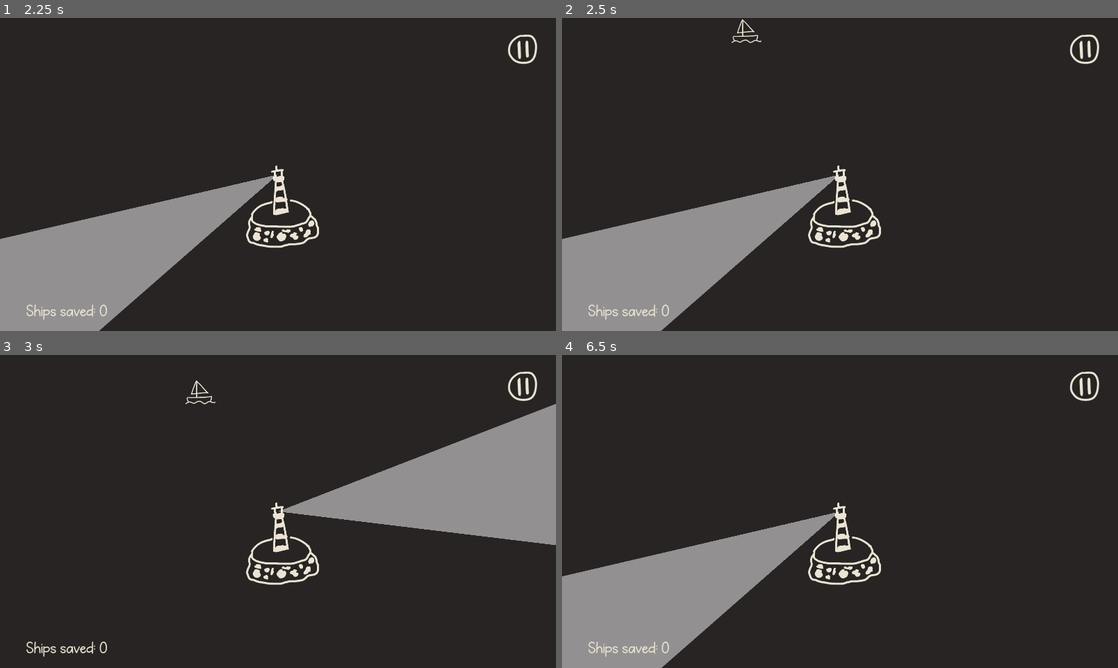
Above: before the commit, frames 1-4 (two rows, left to right).
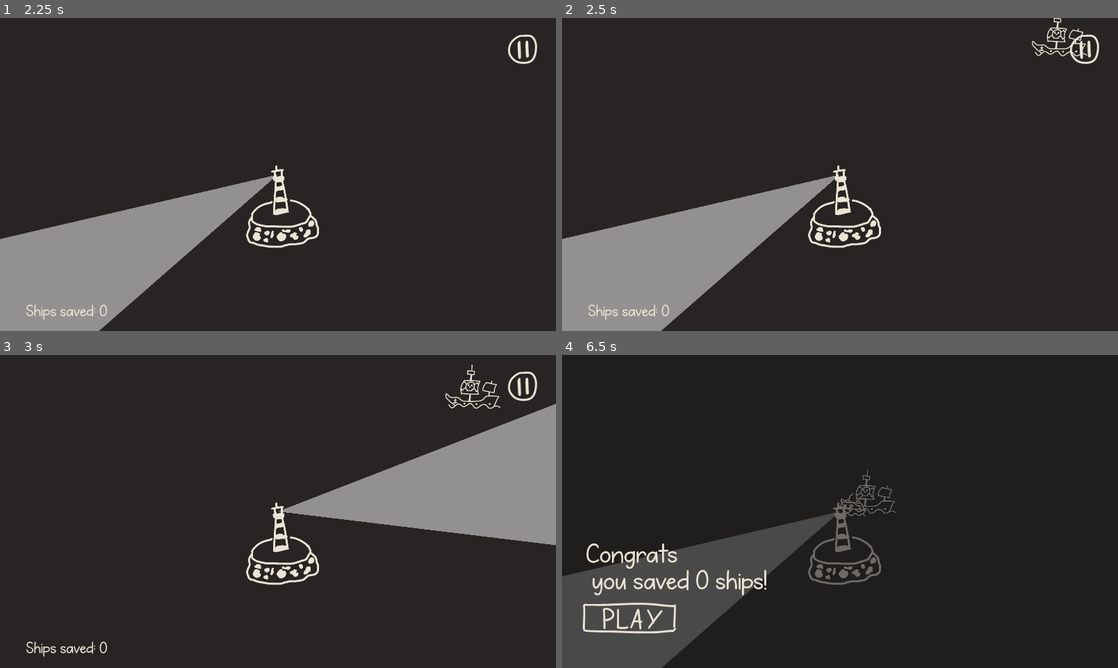
Above: after the commit, the same moments.

Repository: rajariandhana/IGI-Game-Jam-2025
Game: Godot game, scene res://scenes/game.tscn
The game is run twice, just before and just after one commit, with the same random seed, the same clock (stepped at 60 frames per second) and the same inputs. Before the commit the project starts from res://game.tscn. The engine's default icon, where the game draws it, is replaced by a stand-in: a white triangle on a blue panel in a dark square.
Inputs (mouse positions are in pixels of both pictures, inside the frame that each line leads up to):
- Up to frame 1 (2.25 s): click (66, 280) at 0.5 s; click (522, 49) at 1.25 s; click (66, 280) at 2 s
- Up to frame 2 (2.5 s): no input
- Up to frame 3 (3 s): tap Enter at 2.75 s; move the mouse to (400, 495) at 2.77 s; click (400, 495) at 2.92 s
- Up to frame 4 (6.5 s): move the mouse to (728, 527) at 3.52 s; click (728, 527) at 3.67 s; move the mouse to (895, 442) at 4.27 s; click (895, 442) at 4.42 s; move the mouse to (812, 574) at 5.02 s; click (812, 574) at 5.17 s; click (628, 617) at 5.77 s

Frame 1 is identical in both runs. In frame 2, 0.4% of the frame differs, in the area x 30-95%, y 0-13%; in frame 3, 0.4%; in frame 4, 13%, in the area x 0-97%, y 5-100%.

Commit message:
cleaning code, directory

Diff:
--- a/project.godot
+++ b/project.godot
@@ -11,9 +11,13 @@
 [application]
 
 config/name="IGI-Game-Jam-2025"
-run/main_scene="res://game.tscn"
+run/main_scene="res://scenes/game.tscn"
 config/features=PackedStringArray("4.4", "GL Compatibility")
 config/icon="res://icon.svg"
+
+[autoload]
+
+Game="*res://scripts/game.gd"
 
 [display]
 
--- a/follower.tscn
+++ b/scenes/follower.tscn
@@ -1,17 +1,17 @@
 [gd_scene load_steps=4 format=3 uid="uid://b1ubqssihs0ol"]
 
-[ext_resource type="Texture2D" uid="uid://bj7j3d0d7jvky" path="res://icon.svg" id="1_hookf"]
-[ext_resource type="Script" uid="uid://ugtmmudm400a" path="res://scripts/follower.gd" id="1_m6lms"]
+[ext_resource type="Script" uid="uid://ugtmmudm400a" path="res://scripts/follower.gd" id="1_m7jt8"]
+[ext_resource type="Texture2D" uid="uid://bj7j3d0d7jvky" path="res://icon.svg" id="2_6u40d"]
 
 [sub_resource type="CircleShape2D" id="CircleShape2D_m6lms"]
 radius = 27.0185
 
 [node name="Follower" type="CharacterBody2D"]
-script = ExtResource("1_m6lms")
+script = ExtResource("1_m7jt8")
 
 [node name="Sprite2D" type="Sprite2D" parent="."]
 scale = Vector2(0.473531, 0.473531)
-texture = ExtResource("1_hookf")
+texture = ExtResource("2_6u40d")
 
 [node name="CollisionShape2D" type="CollisionShape2D" parent="."]
 shape = SubResource("CircleShape2D_m6lms")
--- a/game.tscn
+++ b/scenes/game.tscn
@@ -1,27 +1,27 @@
 [gd_scene load_steps=17 format=3 uid="uid://cmfudhahwgb1l"]
 
-[ext_resource type="Script" uid="uid://c1uqne0i5tuli" path="res://scripts/game.gd" id="1_feb5d"]
-[ext_resource type="Texture2D" uid="uid://c0kcisdb8sd7t" path="res://lighthouse.png" id="3_fc0e3"]
-[ext_resource type="Script" uid="uid://sdvip6280y30" path="res://scripts/lighthouse.gd" id="3_feb5d"]
-[ext_resource type="Texture2D" uid="uid://bwf038hs4kump" path="res://btn-play.png" id="4_7jktm"]
-[ext_resource type="Script" uid="uid://ybhhryggl43w" path="res://ui_manager.gd" id="4_lc2xo"]
-[ext_resource type="Texture2D" uid="uid://e2jlhx587pt0" path="res://btn-play-hover.png" id="5_ryrav"]
-[ext_resource type="Texture2D" uid="uid://dwdbnjtasd0fa" path="res://btn-tutorial.png" id="6_eow3j"]
-[ext_resource type="FontFile" uid="uid://fl4ltstkua2f" path="res://fonts/KGSimplytheBest.ttf" id="7_215e1"]
-[ext_resource type="Texture2D" uid="uid://bu0d4uycpggdd" path="res://btn-tutorial-hover.png" id="7_j5wjh"]
-[ext_resource type="Texture2D" uid="uid://chp77srg2a5mm" path="res://btn-resume.png" id="8_vef74"]
-[ext_resource type="Texture2D" uid="uid://crpbuasr8s2x4" path="res://btn-resume-hover.png" id="9_hve3p"]
-[ext_resource type="Texture2D" uid="uid://3wkdaevhd7qg" path="res://btn-pause.png" id="10_mfdv2"]
-[ext_resource type="Texture2D" uid="uid://bf8qr0ashcyga" path="res://btn-pause-hover.png" id="11_iotsf"]
-[ext_resource type="AudioStream" uid="uid://ckddsts7glocv" path="res://sfx/click-1.mp3" id="13_215e1"]
-[ext_resource type="FontFile" uid="uid://rbx6ylco52ix" path="res://fonts/KGSimplytheBest.otf" id="14_7sc4i"]
+[ext_resource type="Script" uid="uid://c1uqne0i5tuli" path="res://scripts/game.gd" id="1_ir15t"]
+[ext_resource type="Script" uid="uid://sdvip6280y30" path="res://scripts/lighthouse.gd" id="2_ca42v"]
+[ext_resource type="Texture2D" uid="uid://c0kcisdb8sd7t" path="res://graphics/lighthouse.png" id="3_rysoc"]
+[ext_resource type="Script" uid="uid://ybhhryggl43w" path="res://scripts/ui_manager.gd" id="4_ssvqc"]
+[ext_resource type="Texture2D" uid="uid://3wkdaevhd7qg" path="res://graphics/btn-pause.png" id="5_264po"]
+[ext_resource type="Texture2D" uid="uid://bf8qr0ashcyga" path="res://graphics/btn-pause-hover.png" id="6_1kice"]
+[ext_resource type="FontFile" uid="uid://fl4ltstkua2f" path="res://fonts/KGSimplytheBest.ttf" id="7_5newe"]
+[ext_resource type="FontFile" uid="uid://rbx6ylco52ix" path="res://fonts/KGSimplytheBest.otf" id="8_37s47"]
+[ext_resource type="Texture2D" uid="uid://bwf038hs4kump" path="res://graphics/btn-play.png" id="9_bt5mj"]
+[ext_resource type="Texture2D" uid="uid://e2jlhx587pt0" path="res://graphics/btn-play-hover.png" id="10_e1j6l"]
+[ext_resource type="Texture2D" uid="uid://dwdbnjtasd0fa" path="res://graphics/btn-tutorial.png" id="11_pl11u"]
+[ext_resource type="Texture2D" uid="uid://bu0d4uycpggdd" path="res://graphics/btn-tutorial-hover.png" id="12_bhx41"]
+[ext_resource type="Texture2D" uid="uid://chp77srg2a5mm" path="res://graphics/btn-resume.png" id="13_qnb83"]
+[ext_resource type="Texture2D" uid="uid://crpbuasr8s2x4" path="res://graphics/btn-resume-hover.png" id="14_sww3w"]
+[ext_resource type="AudioStream" uid="uid://ckddsts7glocv" path="res://sfx/click-1.mp3" id="15_suyxu"]
 
 [sub_resource type="CapsuleShape2D" id="CapsuleShape2D_fc0e3"]
 radius = 89.0
 height = 270.0
 
 [node name="Game" type="Node2D"]
-script = ExtResource("1_feb5d")
+script = ExtResource("1_ir15t")
 
 [node name="ColorRect" type="ColorRect" parent="."]
 offset_left = -976.0
@@ -31,16 +31,16 @@
 color = Color(0.152941, 0.141176, 0.137255, 1)
 
 [node name="Lighthouse" type="Area2D" parent="."]
-script = ExtResource("3_feb5d")
+script = ExtResource("2_ca42v")
 
 [node name="Sprite2D" type="Sprite2D" parent="Lighthouse"]
 position = Vector2(43, 58)
-texture = ExtResource("3_fc0e3")
+texture = ExtResource("3_rysoc")
 
-[node name="Polygon2D" type="Polygon2D" parent="Lighthouse"]
+[node name="LightShape" type="Polygon2D" parent="Lighthouse"]
 color = Color(1, 1, 1, 0.498039)
 
-[node name="CollisionPolygon2D" type="CollisionPolygon2D" parent="Lighthouse"]
+[node name="LightBorder" type="CollisionPolygon2D" parent="Lighthouse"]
 polygon = PackedVector2Array(0, 0, 1200, 300, 1200, 0, 1200, -300)
 
 [node name="LH" type="Area2D" parent="."]
@@ -66,9 +66,10 @@
 offset_top = -540.0
 offset_right = -960.0
 offset_bottom = -540.0
-script = ExtResource("4_lc2xo")
+script = ExtResource("4_ssvqc")
 
 [node name="ColorRect" type="ColorRect" parent="UIManager"]
+layout_mode = 0
 offset_left = -992.0
 offset_top = -570.0
 offset_right = 1000.0
@@ -76,25 +77,28 @@
 color = Color(0, 0, 0, 0)
 
 [node name="BtnPause" type="TextureButton" parent="UIManager"]
+layout_mode = 0
 offset_left = 1750.0
 offset_top = 54.0
 offset_right = 1860.0
 offset_bottom = 164.0
-texture_normal = ExtResource("10_mfdv2")
-texture_pressed = ExtResource("11_iotsf")
-texture_hover = ExtResource("11_iotsf")
+texture_normal = ExtResource("5_264po")
+texture_pressed = ExtResource("6_1kice")
+texture_hover = ExtResource("6_1kice")
 
-[node name="ScoreLabel" type="Label" parent="UIManager"]
+[node name="SavedLabel" type="Label" parent="UIManager"]
+layout_mode = 0
 offset_left = 90.0
 offset_top = 989.0
 offset_right = 350.0
 offset_bottom = 1042.0
 theme_override_colors/font_color = Color(0.921569, 0.894118, 0.831373, 1)
-theme_override_fonts/font = ExtResource("7_215e1")
+theme_override_fonts/font = ExtResource("7_5newe")
 theme_override_font_sizes/font_size = 50
 text = "Ship saved: 0"
 
 [node name="Panel" type="Panel" parent="UIManager"]
+layout_mode = 0
 offset_right = 1982.0
 offset_bottom = 1133.0
 
@@ -116,9 +120,9 @@
 offset_top = 837.0
 offset_right = 420.0
 offset_bottom = 987.0
-texture_normal = ExtResource("4_7jktm")
-texture_pressed = ExtResource("5_ryrav")
-texture_hover = ExtResource("5_ryrav")
+texture_normal = ExtResource("9_bt5mj")
+texture_pressed = ExtResource("10_e1j6l")
+texture_hover = ExtResource("10_e1j6l")
 
 [node name="BtnTutorial" type="TextureButton" parent="UIManager/Panel"]
 layout_mode = 0
@@ -126,9 +130,9 @@
 offset_top = 893.0
 offset_right = 459.0
 offset_bottom = 1043.0
-texture_normal = ExtResource("6_eow3j")
-texture_pressed = ExtResource("7_j5wjh")
-texture_hover = ExtResource("7_j5wjh")
+texture_normal = ExtResource("11_pl11u")
+texture_pressed = ExtResource("12_bhx41")
+texture_hover = ExtResource("12_bhx41")
 
 [node name="BtnResume" type="TextureButton" parent="UIManager/Panel"]
 layout_mode = 0
@@ -136,12 +140,12 @@
 offset_top = 835.0
 offset_right = 422.0
 offset_bottom = 985.0
-texture_normal = ExtResource("8_vef74")
-texture_pressed = ExtResource("9_hve3p")
-texture_hover = ExtResource("9_hve3p")
+texture_normal = ExtResource("13_qnb83")
+texture_pressed = ExtResource("14_sww3w")
+texture_hover = ExtResource("14_sww3w")
 
 [node name="Click" type="AudioStreamPlayer2D" parent="UIManager"]
-stream = ExtResource("13_215e1")
+stream = ExtResource("15_suyxu")
 
 [connection signal="body_entered" from="Lighthouse" to="Lighthouse" method="_on_body_entered"]
 [connection signal="body_exited" from="Lighthouse" to="Lighthouse" method="_on_body_exited"]
--- a/scripts/follower.gd
+++ b/scripts/follower.gd
@@ -24,11 +24,11 @@
 	position=vc
 	match type:
 		0:
-			sprite.texture = preload("res://follower-sail.png")
+			sprite.texture = preload("res://graphics/follower-sail.png")
 		1:
-			sprite.texture = preload("res://follower-steam.png")
+			sprite.texture = preload("res://graphics/follower-steam.png")
 		2:
-			sprite.texture = preload("res://follower-pirate.png")
+			sprite.texture = preload("res://graphics/follower-pirate.png")
 
 func _process(delta):
 	var direction = target_position-position
@@ -37,7 +37,7 @@
 	var x = position.x
 	var y = position.y
 	if x<-1920/2 || y<-1080/2 || x>1920/2 || y>1080/2:
-		print("SAVED")
+		#print("SAVED")
 		saved.emit(self)
 		queue_free()
 	if -100<=x && x<=100 && -20<=y && y<=200:
--- a/scripts/game.gd
+++ b/scripts/game.gd
@@ -1,16 +1,29 @@
 extends Node2D
 
-var follower = load("res://follower.tscn")
+var follower = load("res://scenes/follower.tscn")
 
-var spawn_interval_min = 4.0
-var spawn_interval_max = 10.0
+var SPAWN_INTERVAL={
+	MIN_INIT = 4.0,
+	MAX_INIT = 10.0,
+	MIN = 0,
+	MAX = 0
+}
+
 var spawn_radius = 100
 
-var spawn_area_min = Vector2(-1920/2,-1080/2)
-var spawn_area_max = Vector2(1920/2,1080/2)
+var SPAWN_AREA={
+	MIN=Vector2(-1920/2,-1080/2),
+	MAX=Vector2(1920/2,1080/2)
+}
 
 var level=0
-var score=0
+var saved=0
+
+enum STATES {
+	END, PLAYING, PAUSING
+}
+
+var GAME_STATE:= STATES.END
 
 @onready var spawn_timer: Timer = $SpawnTimer
 @onready var level_timer: Timer = $LevelTimer
@@ -20,22 +33,26 @@
 func reset():
 	print("RESETTING GAME")
 	level=0
-	score=0
+	saved=0
 	for follower in followers.get_children():
 		follower.queue_free()
 	#spawn_timer = Timer.new()
-	var wait=randf_range(spawn_interval_min, spawn_interval_max)
+	var wait=randf_range(SPAWN_INTERVAL["MIN"], SPAWN_INTERVAL["MAX"])
+	SPAWN_INTERVAL["MIN"]=SPAWN_INTERVAL["MIN_INIT"]
+	SPAWN_INTERVAL["MAX"]=SPAWN_INTERVAL["MAX_INIT"]
+	ui_manager.update_score(saved)
 
 func start():
-	reset()
 	spawn_timer.start()
 	level_timer.start()
+	ui_manager.panel_playing()
+	get_tree().paused=false
+	GAME_STATE=STATES.PLAYING
 	print("GAME STARTED")
-	ui_manager.update_score(score)
 
 func _on_spawn_timer_timeout() -> void:
 	spawn_follower()
-	var wait=randf_range(spawn_interval_min, spawn_interval_max)
+	var wait=randf_range(SPAWN_INTERVAL["MIN"], SPAWN_INTERVAL["MAX"])
 	#print("wait time: "+str(wait))
 	spawn_timer.wait_time = wait
 
@@ -55,8 +72,8 @@
 
 func get_random_spawn_position() -> Vector2:
 	var v = Vector2(
-		randf_range(spawn_area_min.x, spawn_area_max.x),
-		randf_range(spawn_area_min.y, spawn_area_max.y)
+		randf_range(SPAWN_AREA["MIN"].x, SPAWN_AREA["MAX"].x),
+		randf_range(SPAWN_AREA["MIN"].y, SPAWN_AREA["MAX"].y)
 	)
 	if v.distance_to(Vector2.ZERO) < 500:
 		return get_random_spawn_position()
@@ -67,39 +84,37 @@
 
 func _on_level_timer_timeout() -> void:
 	level+=1
-	print("LVL: "+str(level))
-	spawn_interval_min = max(spawn_interval_min-1,0, 0.0)
-	spawn_interval_max = max(spawn_interval_max-0.5, 2.5)
-	#print("Min: "+str(spawn_interval_min)+" | Max: "+str(spawn_interval_max))
-
+	print("LVL: "+str(level)+" | SAVED: "+str(level))
+	SPAWN_INTERVAL["MIN"] = max(SPAWN_INTERVAL["MIN"]-1,0, 0.0)
+	SPAWN_INTERVAL["MAX"] = max(SPAWN_INTERVAL["MAX"]-0.5, 2.5)
+	#print("Min: "+str(SPAWN_INTERVAL["MIN)+" | Max: "+str(SPAWN_INTERVAL["MAX))
 
 func _on_lh_area_entered(area: Area2D) -> void:
 	pass
 
 func _on_follower_saved(follower:Follower):
-	score+=1
-	ui_manager.update_score(score)
+	saved+=1
+	ui_manager.update_score(saved)
 
 func _on_follower_crash(follower:Follower):
 	print("CRASH")
-	ui_manager.panel_end(score)
+	ui_manager.panel_end(saved)
 	level_timer.stop()
 	spawn_timer.stop()
 	get_tree().paused=true
+	GAME_STATE=STATES.END
 
 func _on_btn_pause_pressed() -> void:
 	#print("_on_btn_pause_pressed")
 	ui_manager.panel_pause()
 	get_tree().paused=true
+	GAME_STATE=STATES.PAUSING
 
 func _on_btn_play_pressed() -> void:
 	#print("_on_btn_play_pressed")
-	ui_manager.panel_playing()
-	ui_manager.update_score(score)
-	for f in followers.get_children():
-		f.queue_free()
-	get_tree().paused=false
+	reset()
 	start()
+	GAME_STATE=STATES.PLAYING
 
 func _on_btn_tutorial_pressed() -> void:
 	pass
@@ -110,3 +125,11 @@
 	#print("_on_btn_resume_pressed")
 	ui_manager.panel_playing()
 	get_tree().paused=false
+	GAME_STATE=STATES.PLAYING
+
+#NO NEED SINCE WONT BE DETECTED IF PAUSED, NEED TO FIND A WAY
+#func _input(event: InputEvent) -> void:
+	#if event is InputEventKey and event.pressed and not event.echo:
+		#if event.keycode == KEY_ESCAPE:
+			#if GAME_STATE == STATES.PAUSING:
+				#_on_btn_pause_pressed()
--- a/scripts/lighthouse.gd
+++ b/scripts/lighthouse.gd
@@ -1,8 +1,8 @@
 class_name Lighthouse
 extends Area2D
 
-@onready var polygon_2d: Polygon2D = $Polygon2D
-@onready var collision_polygon_2d: CollisionPolygon2D = $CollisionPolygon2D
+@onready var light_shape: Polygon2D = $LightShape
+@onready var light_border: CollisionPolygon2D = $LightBorder
 
 var on: bool
 var target: Vector2
@@ -11,10 +11,10 @@
 	var mouse: Vector2 = get_global_mouse_position()
 	var direction = mouse - global_position
 	var angle_to_mouse = direction.angle()
-	collision_polygon_2d.rotation = angle_to_mouse
-	polygon_2d.polygon = collision_polygon_2d.polygon
-	polygon_2d.rotation = angle_to_mouse
-	collision_polygon_2d.position=Vector2.ZERO
+	light_border.rotation = angle_to_mouse
+	light_shape.polygon = light_border.polygon
+	light_shape.rotation = angle_to_mouse
+	light_border.position=Vector2.ZERO
 
 	target = mouse*500
 
--- a/ui_manager.gd
+++ b/scripts/ui_manager.gd
@@ -6,7 +6,7 @@
 @onready var btn_tutorial: TextureButton = $Panel/BtnTutorial
 @onready var btn_resume: TextureButton = $Panel/BtnResume
 @onready var click: AudioStreamPlayer2D = $Click
-@onready var score_label: Label = $ScoreLabel
+@onready var saved_label: Label = $SavedLabel
 @onready var stats: Label = $Panel/Stats
 
 func _ready():
@@ -20,7 +20,7 @@
 	btn_play.visible=true
 	#btn_tutorial.visible=true
 	btn_resume.visible=false
-	score_label.visible=true
+	saved_label.visible=true
 	stats.visible=false
 	stats.text=""
 
@@ -30,7 +30,7 @@
 	btn_play.visible=false
 	#btn_tutorial.visible=true
 	btn_resume.visible=true
-	score_label.visible=true
+	saved_label.visible=true
 	stats.visible=false
 
 func panel_playing():
@@ -39,19 +39,19 @@
 	#btn_tutorial.visible=false
 	btn_resume.visible=true
 	panel.visible=false
-	score_label.visible=true
+	saved_label.visible=true
 	stats.visible=false
 
-func panel_end(score:int):
+func panel_end(saved:int):
 	#print("panel_end")
 	panel.visible=true
 	btn_pause.visible=false
 	btn_play.visible=true
 	btn_tutorial.visible=false
 	btn_resume.visible=false
-	score_label.visible=false
+	saved_label.visible=false
 	stats.visible=true
-	stats.text = "Congrats\n you saved "+str(score)+" ships!"
+	stats.text = "Congrats\n you saved "+str(saved)+" ships!"
 
-func update_score(score:int):
-	score_label.text = "Ships saved: "+str(score)
+func update_score(saved:int):
+	saved_label.text = "Ships saved: "+str(saved)
Renamed: Mercusuram-Logo.png -> graphics/Mercusuram-Logo.png
Not shown, changed: graphics/Mercusuram-Logo.png.import
Renamed: btn-pause-hover.png -> graphics/btn-pause-hover.png
Not shown, changed: graphics/btn-pause-hover.png.import
Renamed: btn-pause.png -> graphics/btn-pause.png
Not shown, changed: graphics/btn-pause.png.import
Renamed: btn-play-hover.png -> graphics/btn-play-hover.png
Not shown, changed: graphics/btn-play-hover.png.import
Renamed: btn-play.png -> graphics/btn-play.png
Not shown, changed: graphics/btn-play.png.import
Renamed: btn-resume-hover.png -> graphics/btn-resume-hover.png
Not shown, changed: graphics/btn-resume-hover.png.import
(and 17 more such lines)
